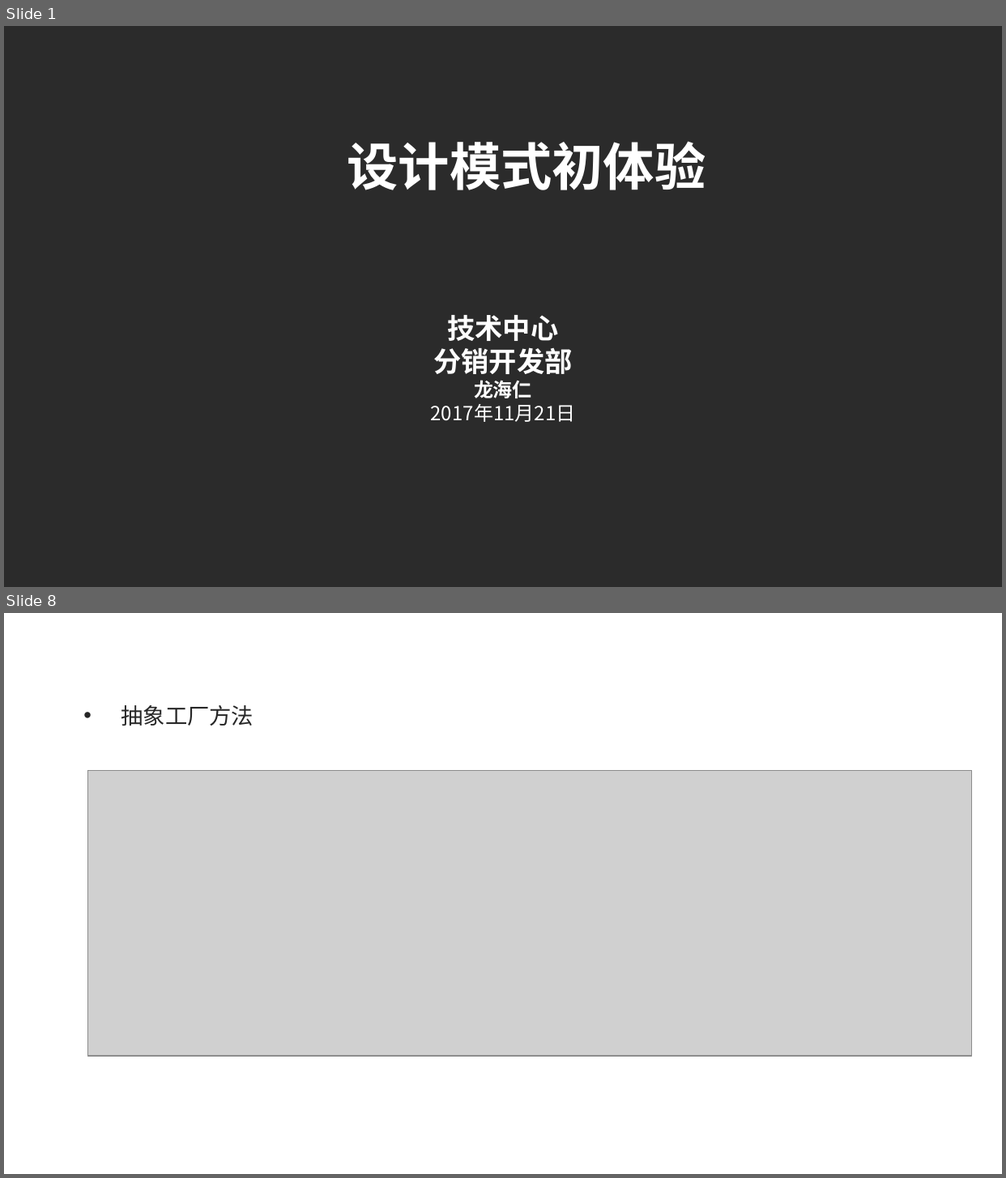
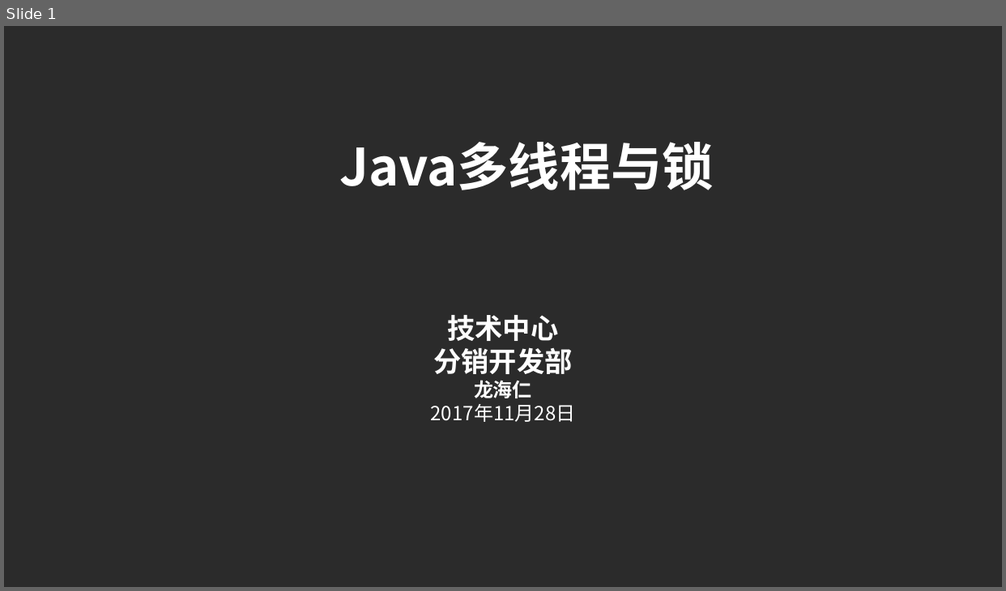
Before and after one commit to lhrimperial/study, a slide deck: study-thread/doc/Java多线程与锁.pptx. Shown one above the other, each under a label of ours: slides 1 and 8 before the commit, slide 1 after it; the slides between them are not shown. The pictures are 1006x1178 and 1006x591 pixels, drawn with LibreOffice and Linux fonts; fonts in the diff are those of the drawing; grey boxes stand for pictures; background and template pictures are left out; a plain dark background stands for a picture behind light text. Boxes give left, top, right and bottom in pixels: in the first picture for what was removed or moved away, otherwise in the second. Text is boxed around its words. In the diff, an @@ line names an element or a change of style, - is before the commit and + after.

```diff
--- a/study-thread/doc/Java多线程与锁.pptx
+++ b/study-thread/doc/Java多线程与锁.pptx
@@ slide 8 removed at (4,613,1002,1174), background picture (left out) @@
@@ text removed at (121,705,254,726) @@
-• 抽象工厂方法
@@ picture removed at (87,771,972,1056) @@
@@ slide 1 changed as well @@
@@ text at (339,142,714,190): text changed @@
-设计模式初体验
+Java多线程与锁
@@ text at (431,404,576,422): text changed @@
-2017年11月21日
+2017年11月28日
```
Also in this commit, not shown: 5 other slides changed, 23 slides added, 27 other slides removed, 46 other files.
